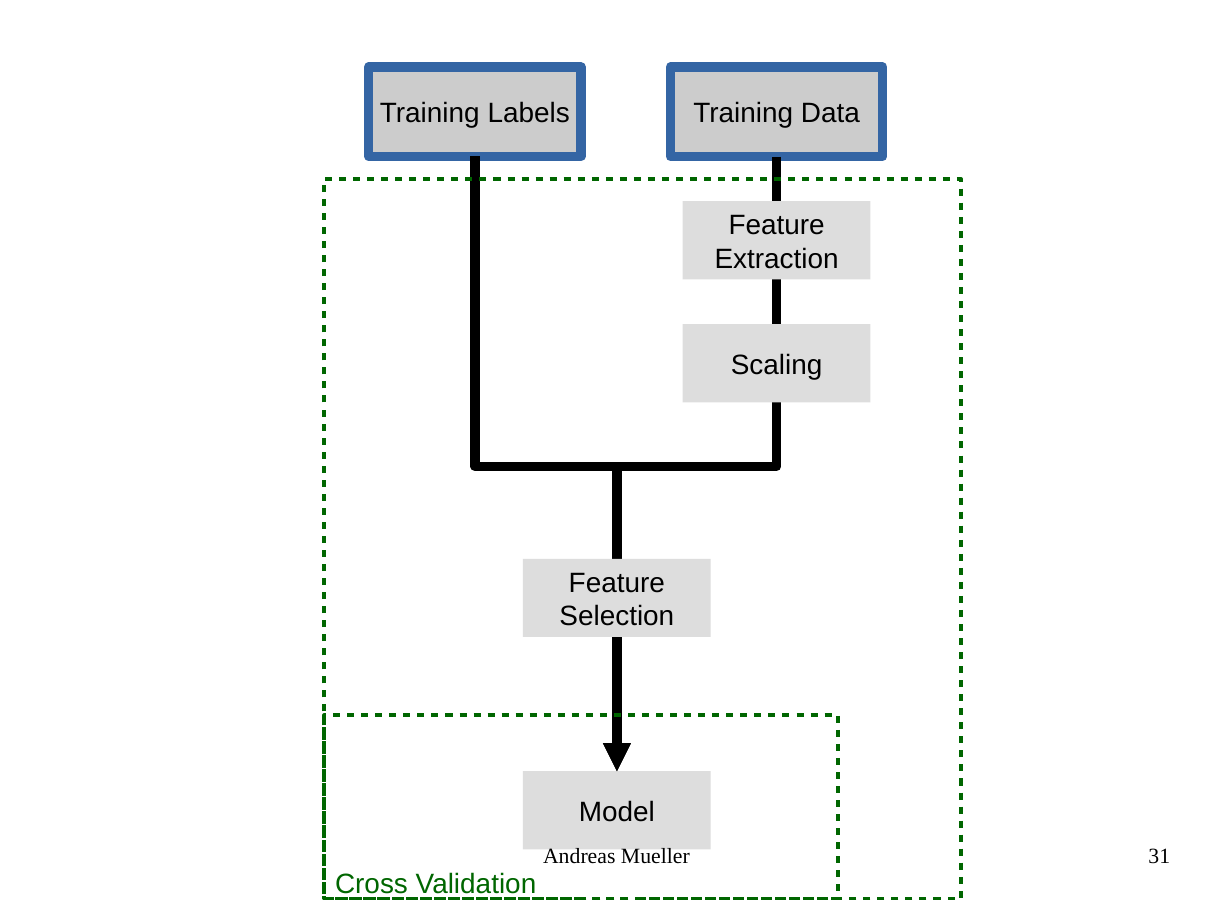
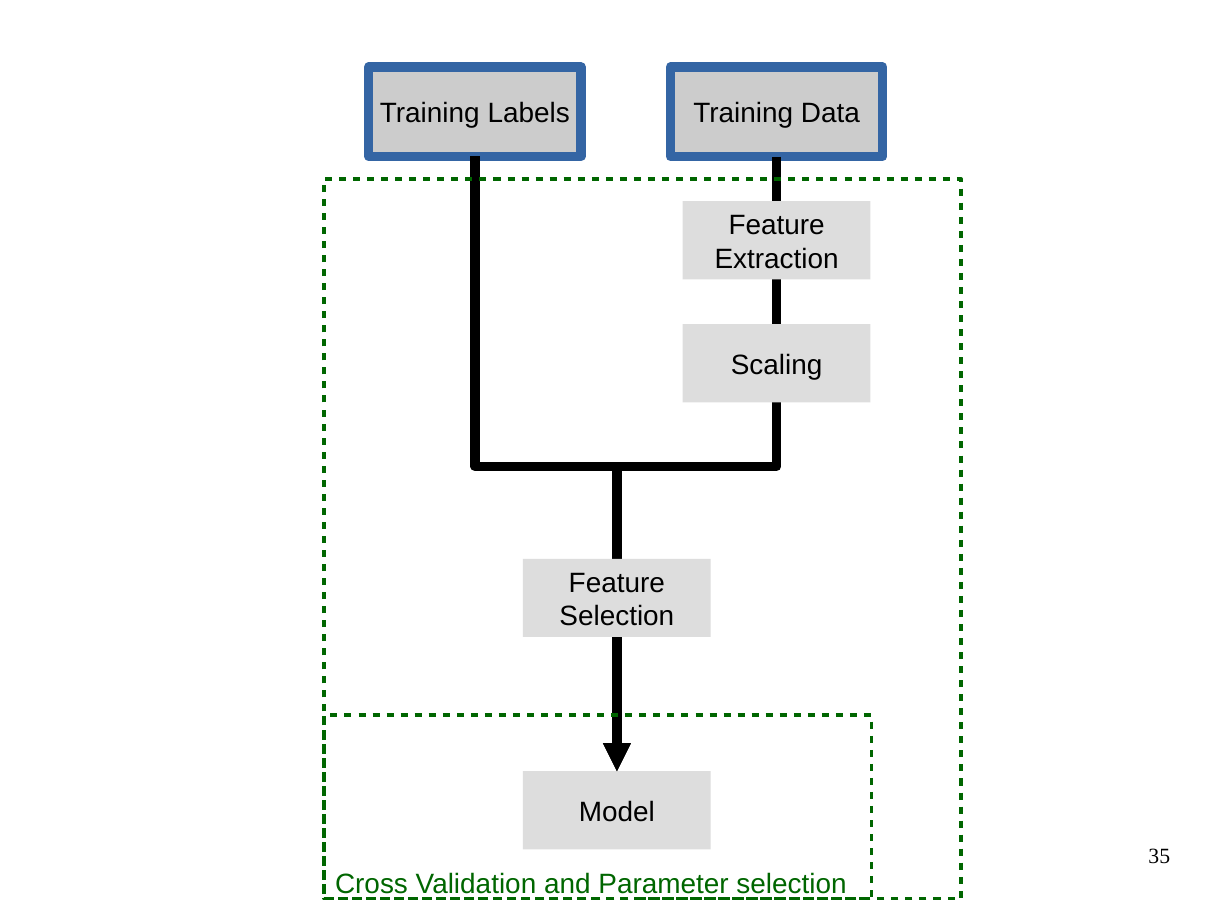
Before and after one commit to amueller/talks_odt, a slide deck: slide 35 of machine-learning-with-scikit-learn - pydata strata nyc 2015 - 45 minutes.odp (slide 31 before the commit). Drawn at 1232x924 pixels with LibreOffice and Linux fonts; fonts in the diff are those of the drawing. Boxes give left, top, right and bottom in pixels: in the first picture for what was removed or moved away, otherwise in the second. Text is boxed around its words. In the diff, an @@ line names an element or a change of style, - is before the commit and + after.

```diff
--- a/machine-learning-with-scikit-learn - pydata strata nyc 2015 - 45 minutes.odp
+++ b/machine-learning-with-scikit-learn - pydata strata nyc 2015 - 45 minutes.odp
@@ rectangle resized from (x1=324, y1=715, x2=838, y2=899) to (x1=324, y1=715, x2=872, y2=899) @@
@@ text removed at (x1=543, y1=847, x2=690, y2=864) @@
-Andreas Mueller
@@ page number at (x1=1148, y1=848, x2=1170, y2=864): text changed @@
-31
+35
@@ text at (x1=335, y1=872, x2=846, y2=899): text changed @@
-Cross Validation
+Cross Validation and Parameter selection
```
Also in this commit, not shown: 36 other slides changed, 7 slides added, 4 slides removed.
